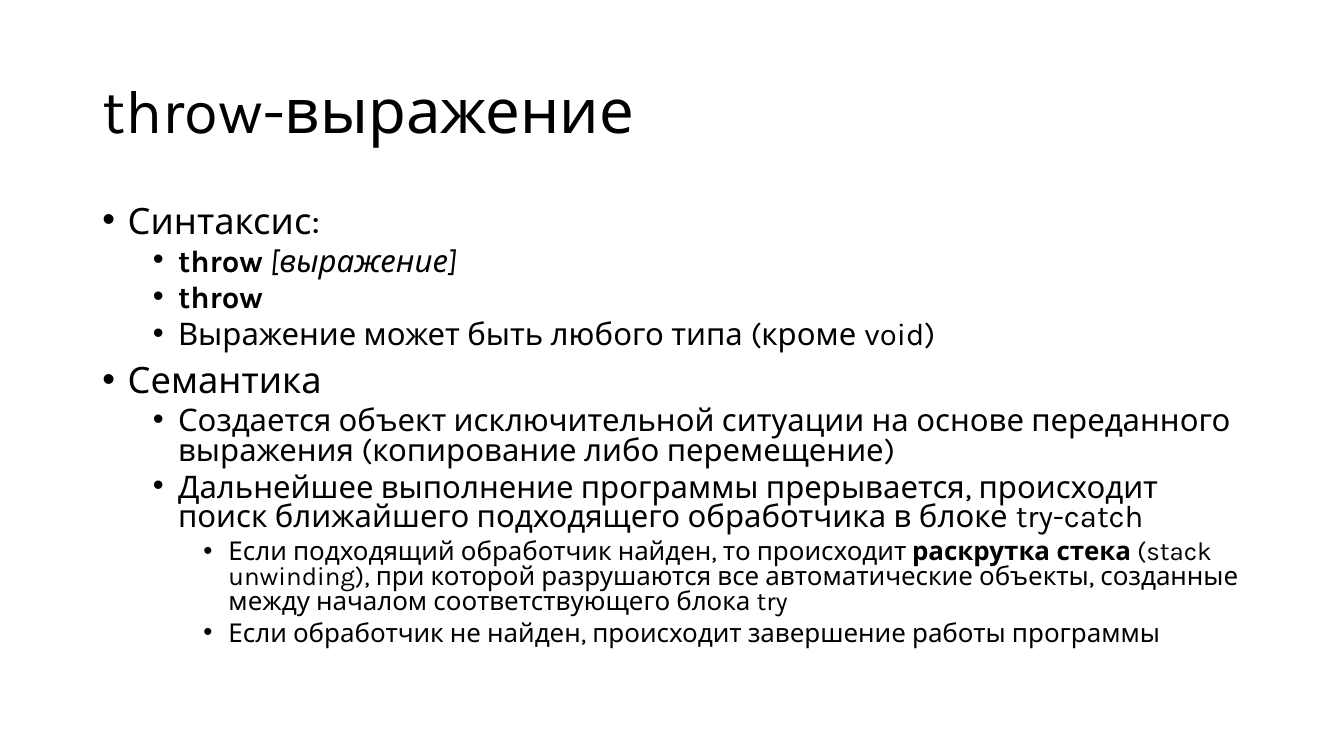
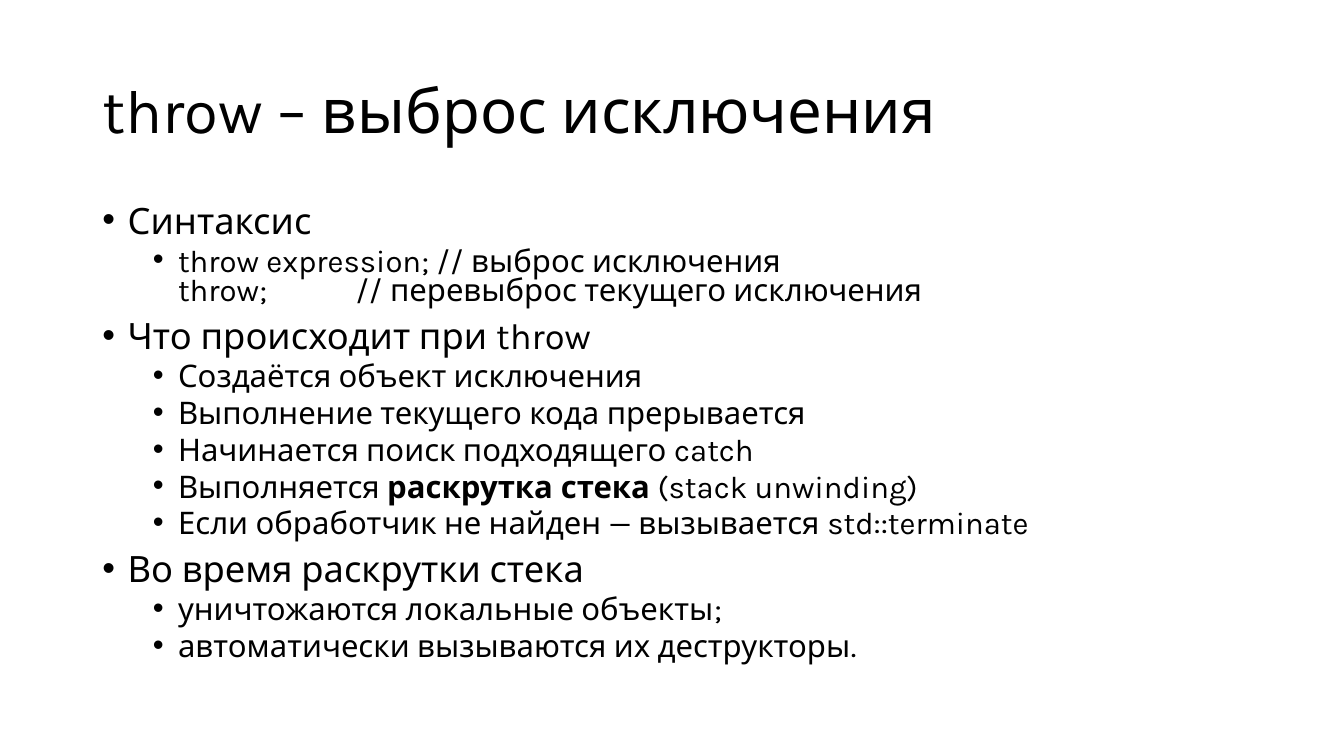
Before and after one commit to alexey-malov/oop, a slide deck: slide 11 of lectures/05/Обработка ошибок и исключительных ситуаций.pptx (slide 14 before the commit). Drawn at 1344x756 pixels with LibreOffice and Linux fonts; fonts in the diff are those of the drawing. Boxes give left, top, right and bottom in pixels: in the first picture for what was removed or moved away, otherwise in the second. Text is boxed around its words. In the diff, an @@ line names an element or a change of style, - is before the commit and + after.

```diff
--- a/lectures/05/Обработка ошибок и исключительных ситуаций.pptx
+++ b/lectures/05/Обработка ошибок и исключительных ситуаций.pptx
@@ title at <box>102,86,936,148</box>: text changed @@
-throw-выражение
+throw – выброс исключения
@@ text at <box>128,207,1028,665</box>: text changed @@
-• Синтаксис:
-  • throw [выражение]
-  • throw
-  • Выражение может быть любого типа (кроме void)
-• Семантика
-  • Создается объект исключительной ситуации на основе переданного выражения (копирование либо перемещение)
-  • Дальнейшее выполнение программы прерывается, происходит поиск ближайшего подходящего обработчика в блоке try-catch
-    • Если подходящий обработчик найден, то происходит раскрутка стека (stack unwinding), при которой разрушаются все автоматические объекты, созданные между началом соответствующего блока try
-    • Если обработчик не найден, происходит завершение работы программы
+• Синтаксис
+  • throw expression; // выброс исключения
+    throw; // перевыброс текущего исключения
+• Что происходит при throw
+  • Создаётся объект исключения
+  • Выполнение текущего кода прерывается
+  • Начинается поиск подходящего catch
+  • Выполняется раскрутка стека (stack unwinding)
+  • Если обработчик не найден — вызывается std::terminate
+• Во время раскрутки стека
+  • уничтожаются локальные объекты;
+  • автоматически вызываются их деструкторы.
```
Also in this commit, not shown: 29 other slides changed, 8 slides added, 13 slides removed, 1 other file.
